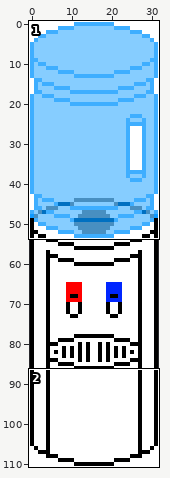
Sprite sheet, stored at OfficeDungeonCrawler/OfficeDungeonCrawler/Assets/Sprites/WaterCooler.png. The picture above shows the old version from afar; the outline marks the close-up.
Close-up. Before:
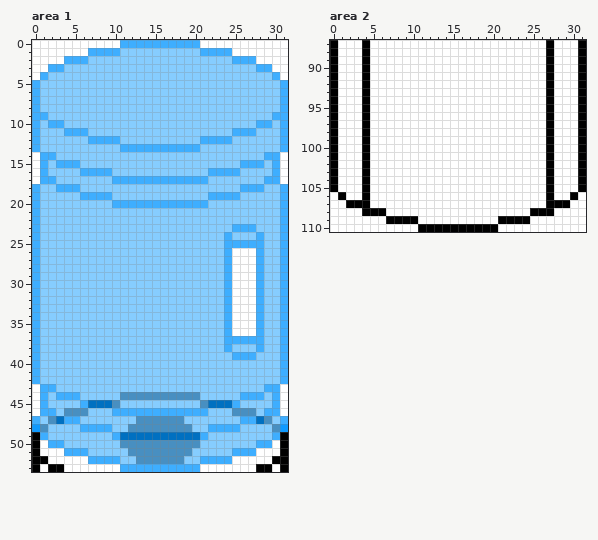
The file is 32x111 pixels. Shown: area 1: x 0..31, y 0..53; area 2: x 0..31, y 87..110.
The same view after the edit:
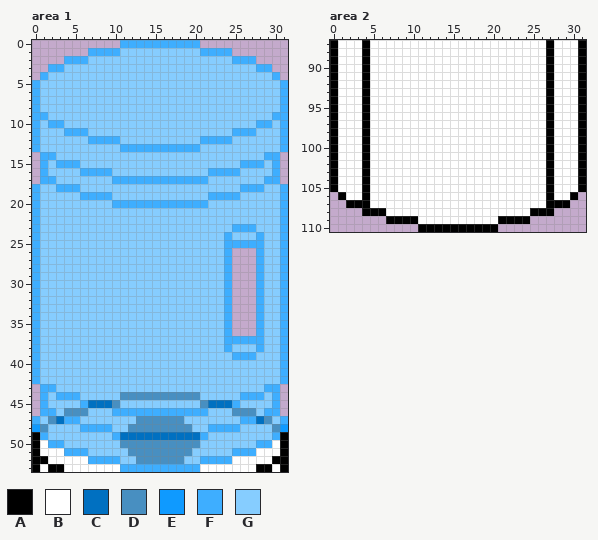
Palette (. is transparent): A #000000  B #ffffff  C #0070c1  D #488fc1  E #0f9aff  F #3eaeff  G #86cdff
From old to new:
Area 1:
y 0: x 0..10 BBBBBBBBBBB -> ...........; x 21..31 BBBBBBBBBBB -> ...........
y 1: x 0..6 BBBBBBB -> .......; x 25..31 BBBBBBB -> .......
y 2: x 0..3 BBBB -> ....; x 28..31 BBBB -> ....
y 3: x 0..1 BB -> ..; x 30..31 BB -> ..
y 4: x 0 B -> .; x 31 B -> .
y 14..17: x 0 B -> .; x 31 B -> .
y 26..36: x 25..27 BBB -> ...
y 43..46: x 0 B -> .; x 31 B -> .
Area 2:
y 106: x 0 B -> .; x 31 B -> .
y 107: x 0..1 BB -> ..; x 30..31 BB -> ..
y 108: x 0..3 BBBB -> ....; x 28..31 BBBB -> ....
y 109: x 0..6 BBBBBBB -> .......; x 25..31 BBBBBBB -> .......
y 110: x 0..10 BBBBBBBBBBB -> ...........; x 21..31 BBBBBBBBBBB -> ...........
